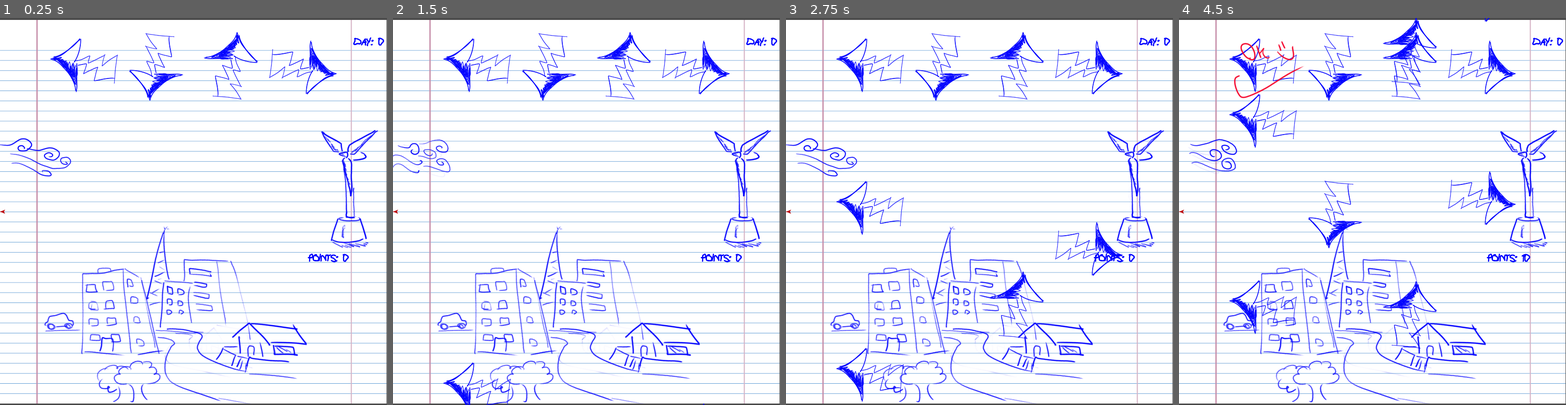
Above: before the commit, frames 1-4 (left to right).
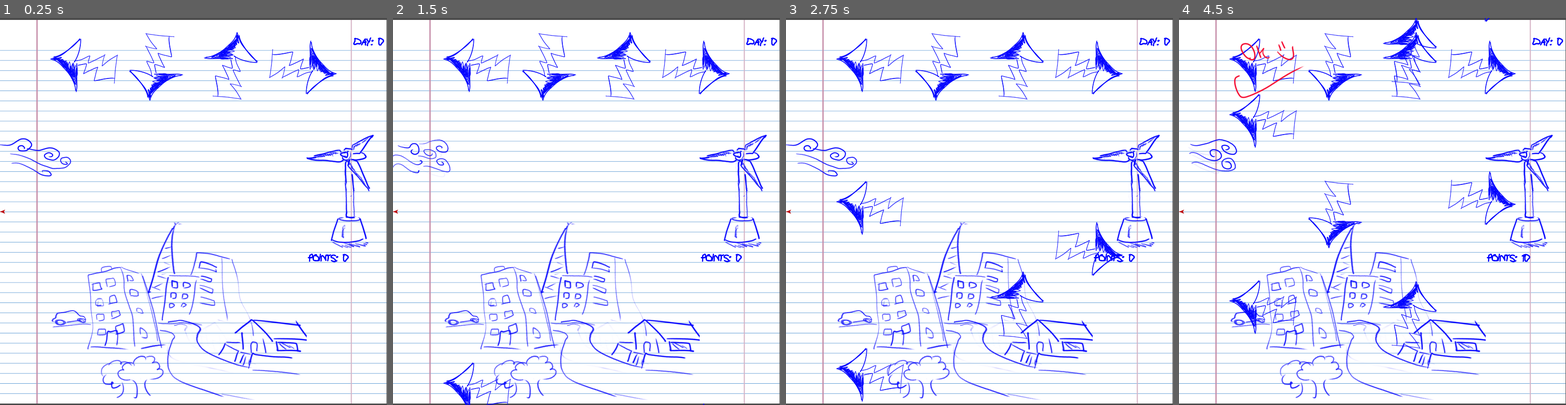
Above: after the commit, the same moments.

Repository: Hackerspace-IFUSP/Gogodot-Jam-2
Game: Godot game, scene res://Scenes/Game.tscn
Same seed, same stepped clock (60 frames per second), same inputs: the game is played once before the commit and once after it.
Inputs:
- Up to frame 1 (0.25 s): no input
- Up to frame 2 (1.5 s): hold Right (ui_right) 0.53-1.28 s; hold Down (ui_down) from 1.28 s (still down)
- Up to frame 3 (2.75 s): release Down (ui_down) at 2.03 s; hold Right (ui_right) from 2.03 s (still down)
- Up to frame 4 (4.5 s): release Right (ui_right) at 2.78 s; hold Up (ui_up) 2.78-3.53 s; hold Left (ui_left) from 3.53 s (still down)

The runs differ from the first frame. In frame 1, 5.6% of the frame differs, in the area x 11-98%, y 28-100%; in frame 2, 5.6%; in frame 3, 5.6%; in frame 4, 5.6%.

Commit message:
some polish

Diff:
--- a/Scenes/Game.tscn
+++ b/Scenes/Game.tscn
@@ -395,10 +395,10 @@
 
 [node name="City" parent="FNF" instance=ExtResource( 1 )]
 position = Vector2( 352, 622 )
-frame = 0
 
 [node name="Turbine" parent="FNF" instance=ExtResource( 7 )]
 position = Vector2( 715, 346 )
+frame = 2
 
 [node name="Notes" type="Node2D" parent="FNF"]
 
@@ -588,7 +588,7 @@
 grow_vertical = 2
 custom_colors/font_color = Color( 0, 0, 1, 1 )
 custom_fonts/font = SubResource( 24 )
-text = "Godot coins earned: 0000"
+text = "U coins earned: 0000"
 align = 1
 valign = 1
 __meta__ = {
--- a/Scripts/Game.gd
+++ b/Scripts/Game.gd
@@ -254,7 +254,7 @@
 	coin += day_coin + bonus
 	$Next_day/Report/Energy_earned.text = str("Energy earned: ", energy, " MWh")
 	$Next_day/Report/Bonus.text = str("Bonus: ", bonus, " MWh")
-	$Next_day/Report/Godotcoin.text = str("Godot coins earned: ", day_coin)
+	$Next_day/Report/Godotcoin.text = str("U coins earned: ", day_coin)
 	$Next_day/transition.play("event")
 	$Next_day/Report/Total.text = str("Total: ", coin)
 	$Menu/Money.text = str("Cashcoin: ", coin)
Not shown, changed: export_presets.cfg
Binary file added: html/index.apple-touch-icon.png
Binary file added: html/index.icon.png
Binary file added: html/index.png
Not shown, changed: EXE/FNF_NFT_bootleg.pck
Not shown, added: html/html.zip
Not shown, added: html/index.audio.worklet.js
Not shown, added: html/index.html
Not shown, added: html/index.js
Not shown, added: html/index.pck
Not shown, added: html/index.wasm
